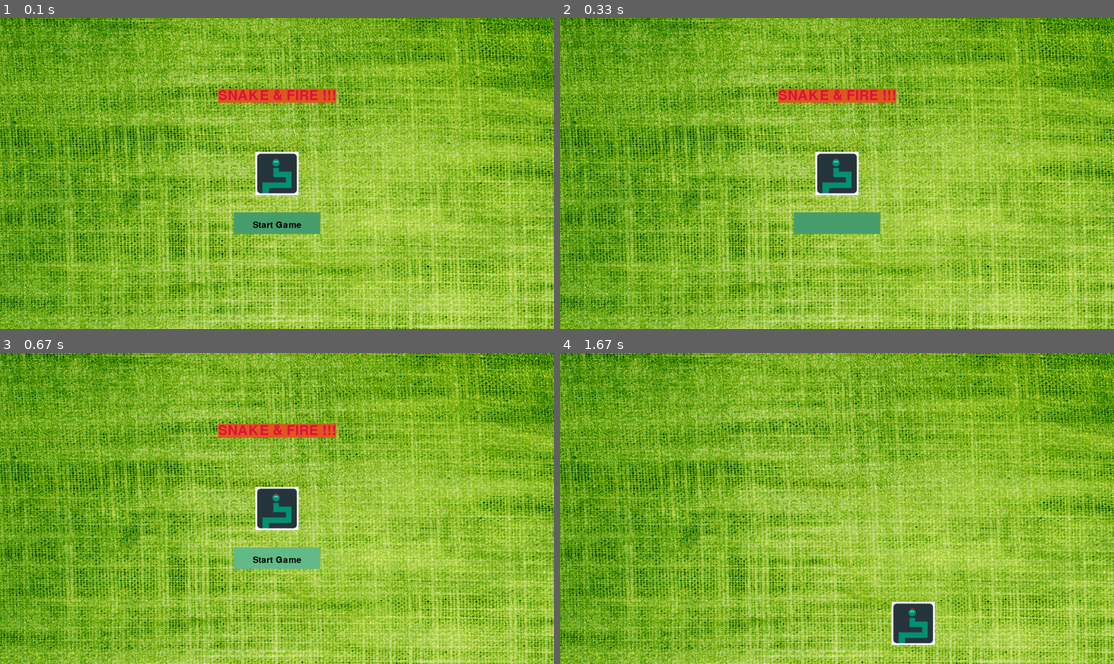
Above: before the commit, frames 1-4 (two rows, left to right).
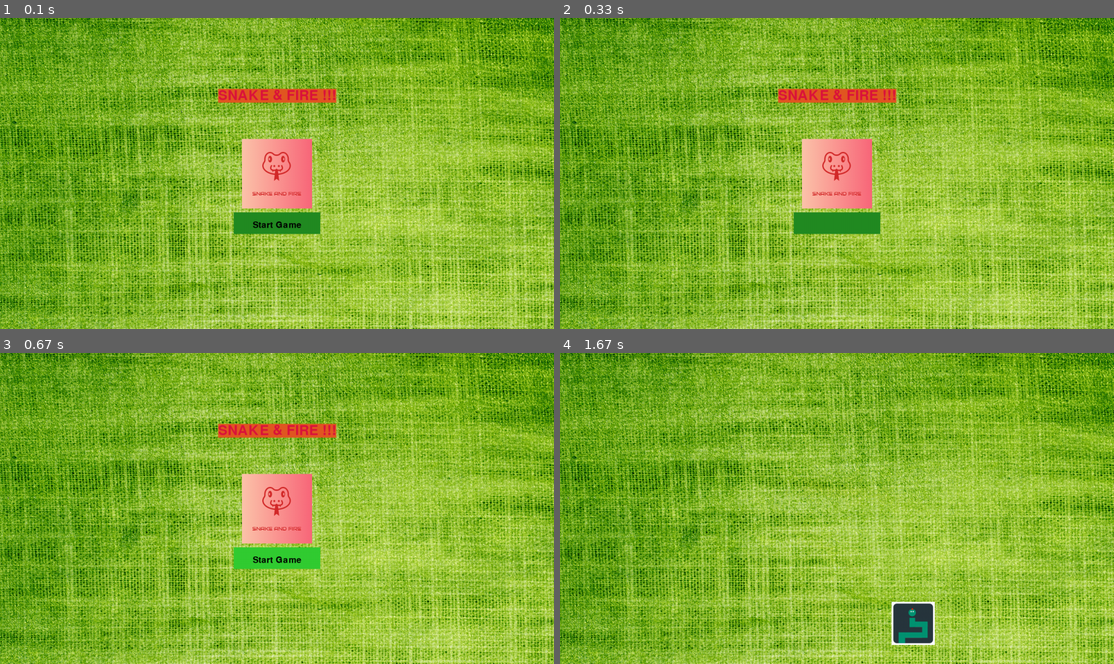
Above: after the commit, the same moments.

Repository: someshugar445/pygame_python
Game: pygame game, started from main.py
The game is run twice, just before and just after one commit, with the same random seed, the same clock (stepped at 60 frames per second) and the same inputs.
Inputs (mouse positions are in pixels of both pictures, inside the frame that each line leads up to):
- Up to frame 1 (0.1 s): no input
- Up to frame 2 (0.33 s): no input
- Up to frame 3 (0.67 s): click "Start Game" at 0.42 s
- Up to frame 4 (1.67 s): click "Start Game" at 0.77 s; hold Right 1-1.47 s; move the mouse to (1014, 499) at 1.03 s; hold Right from 1.5 s (still down)

The runs differ from the first frame. In frame 1, 3.9% of the frame differs, in the area x 42-58%, y 38-70%; in frame 2, 4.0%; in frame 3, 3.9%; in frame 4, nothing differs.

Commit message:
added logo

Diff:
--- a/main.py
+++ b/main.py
@@ -17,10 +17,10 @@
 flame = (226, 88, 34)
 snake_width = 73
 red = (220,20,60)
-green = (72, 160, 110)
+green = (34,139,34)
 
 bright_red = (255, 0, 0)
-bright_green = (100, 188, 136)
+bright_green = (50,205,50)
 
 clock = pygame.time.Clock()
 crashed = False
@@ -111,7 +111,7 @@
     x = display_width
     y = display_height
     gameDisplay.blit(background_image, [0, 0])
-    logo = pygame.image.load(os.path.join("snake.png")).convert()
+    logo = pygame.image.load(os.path.join("logo.png")).convert()
     logo_rect = logo.get_rect(center = gameDisplay.get_rect().center)
     font = pygame.font.Font('freesansbold.ttf', 32)
 
@@ -132,7 +132,7 @@
         textRect.center = ((display_width / 2), (display_height / 4))
         gameDisplay.blit(title_text, textRect)
 
-        button("Start", 540, 450, 200, 50, green, bright_green, game_loop)
+        button("Start Game", 540, 450, 200, 50, green, bright_green, game_loop)
         # button("Finish!!!", 550, 450, 100, 50, red, bright_red, quitgame)
         gameDisplay.blit(logo, logo_rect)
         pygame.display.update()
Binary file added: logo.png
